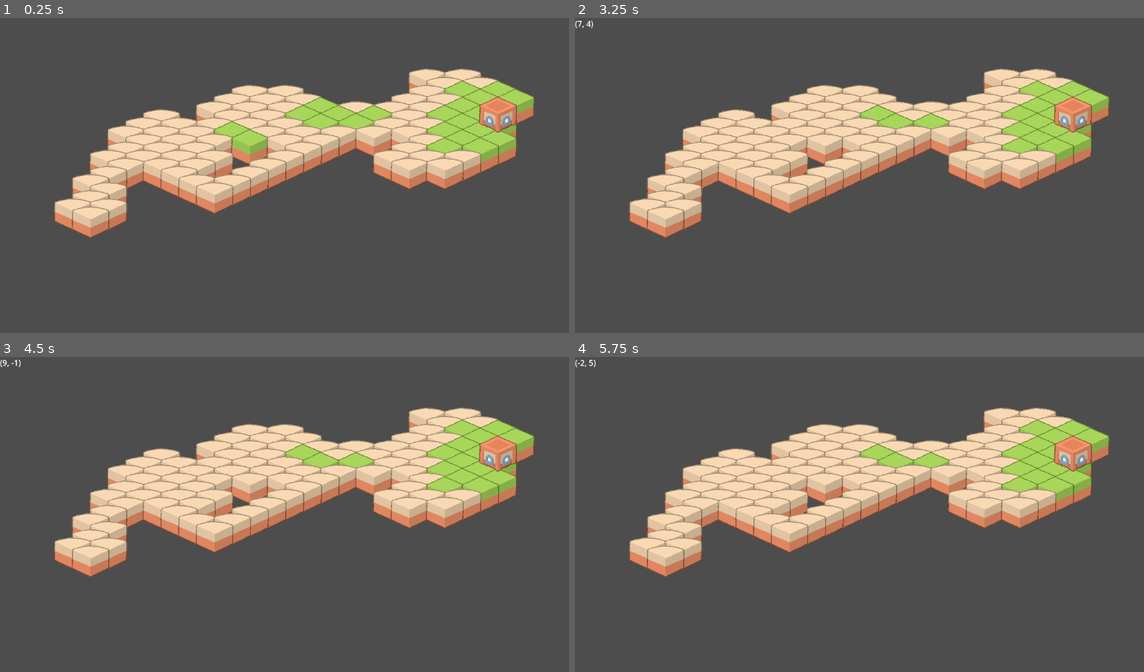
Above: before the commit, frames 1-4 (two rows, left to right).
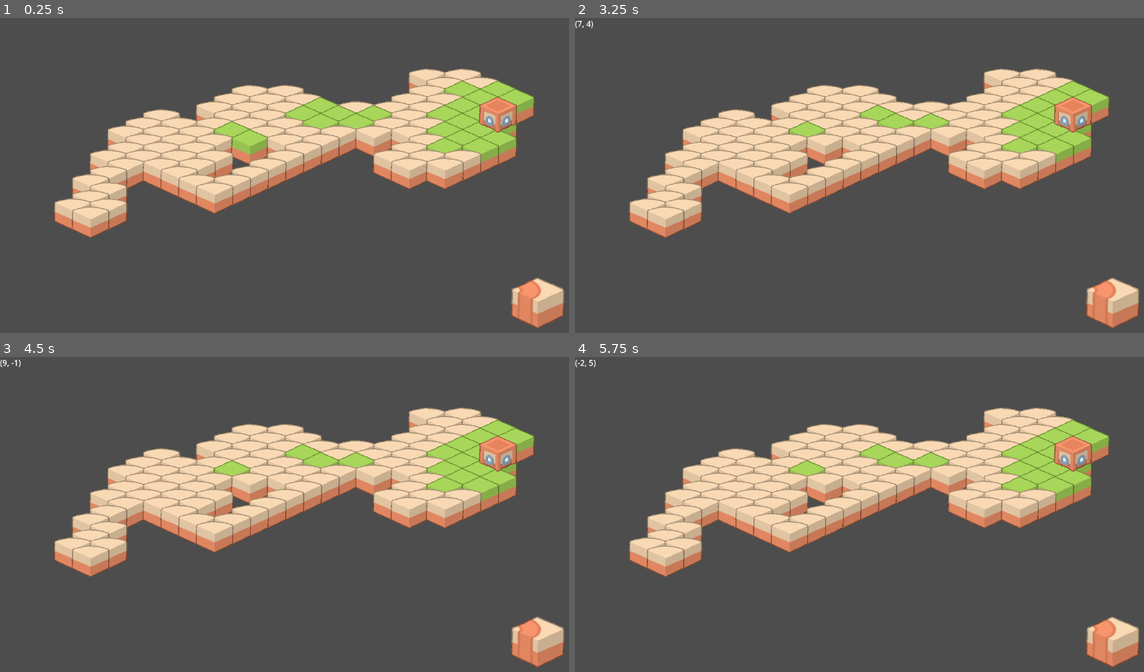
Above: after the commit, the same moments.

Repository: TheWalruzz/GWJ58
Game: Godot game, scene res://scenes/levels/level01.tscn
Two runs of this game, one before a commit and one after it. Both use one fixed random seed, a clock stepped at 60 frames per second and the inputs below. The project has no main scene, so this scene is started directly.
Inputs (mouse positions are in pixels of both pictures, inside the frame that each line leads up to):
- Up to frame 1 (0.25 s): no input
- Up to frame 2 (3.25 s): click (1115, 292) at 0.52 s; click (1115, 292) at 1.27 s; click (1115, 292) at 2.02 s; tap Enter at 2.75 s; move the mouse to (984, 162) at 2.77 s; press the mouse at (984, 162) at 2.78 s
- Up to frame 3 (4.5 s): tap Space at 3.5 s; move the mouse to (170, 533) at 3.52 s; release the mouse at (170, 533) at 3.53 s; click (170, 533) at 3.6 s; tap Enter at 4.25 s; move the mouse to (341, 448) at 4.27 s; press the mouse at (341, 448) at 4.28 s
- Up to frame 4 (5.75 s): tap Space at 5 s; move the mouse to (831, 580) at 5.02 s; release the mouse at (831, 580) at 5.03 s; click (831, 580) at 5.1 s

The runs differ from the first frame. In frame 1, 1.2% of the frame differs, in the area x 89-100%, y 82-99%; in frame 2, 1.5%, in the area x 37-100%, y 20-99%; in frame 3, 1.5%; in frame 4, 1.5%.

Commit message:
Simplified LevelMap code and started work on UI

Diff:
--- a/project.godot
+++ b/project.godot
@@ -18,6 +18,7 @@
 
 Sx="*res://addons/signal_extensions/sx_autoload.gd"
 PlayerService="*res://scripts/services/player_service.gd"
+UI="res://scenes/components/ui.tscn"
 
 [editor]
 
--- /dev/null
+++ b/scenes/components/ui.tscn
@@ -0,0 +1,41 @@
+[gd_scene load_steps=2 format=3 uid="uid://eekwdg77uif6"]
+
+[ext_resource type="Texture2D" uid="uid://cpi4q83sqmytl" path="res://assets/gfx/tilesets/desert/Tiles/grass_pathBend_E.png" id="1_iailb"]
+
+[node name="UIRoot" type="CanvasLayer"]
+
+[node name="UI" type="MarginContainer" parent="."]
+anchors_preset = 15
+anchor_right = 1.0
+anchor_bottom = 1.0
+grow_horizontal = 2
+grow_vertical = 2
+theme_override_constants/margin_left = 10
+theme_override_constants/margin_top = 10
+theme_override_constants/margin_right = 10
+theme_override_constants/margin_bottom = 10
+
+[node name="HSplitContainer" type="HSplitContainer" parent="UI"]
+layout_mode = 2
+split_offset = 1000
+dragger_visibility = 1
+
+[node name="LeftContainer" type="VBoxContainer" parent="UI/HSplitContainer"]
+layout_mode = 2
+
+[node name="RightContainer" type="VBoxContainer" parent="UI/HSplitContainer"]
+layout_mode = 2
+size_flags_horizontal = 3
+alignment = 2
+
+[node name="RainButtonContainer" type="BoxContainer" parent="UI/HSplitContainer/RightContainer"]
+custom_minimum_size = Vector2(0, 175)
+layout_mode = 2
+alignment = 2
+
+[node name="TextureButton" type="TextureButton" parent="UI/HSplitContainer/RightContainer/RainButtonContainer"]
+layout_mode = 2
+size_flags_horizontal = 3
+texture_normal = ExtResource("1_iailb")
+ignore_texture_size = true
+stretch_mode = 4
--- a/scripts/components/level_map.gd
+++ b/scripts/components/level_map.gd
@@ -20,7 +20,8 @@
 
 const EMPTY_VECTOR := Vector2i(-100, -100)
 
-@export var shrineAtlasCoords := Vector2i(5, 2)
+@export var time_limit := 30
+@export var shrine_atlas_coords := Vector2i(5, 2)
 
 var tiles: Dictionary = {}
 var last_hovered := EMPTY_VECTOR
@@ -38,7 +39,7 @@
 		tile_data.has_shrine = get_cell_source_id(TileLayer.MIDDLE, _get_shrine_coords(coords)) != -1
 		tiles[coords] = tile_data
 
-	PlayerService.start_level(self)
+	PlayerService.start_level(self, time_limit)
 
 
 func _input(event: InputEvent) -> void:
@@ -78,21 +79,13 @@
 
 
 func _get_closest_green_coords(coords: Vector2i) -> Array[Vector2i]:
-	var candidates: Array[Vector2i] = []
-	for i in range(-1, 1):
-		for j in range(-1, 1):
-			var test_coords := Vector2i(coords.x + i, coords.y + j)
-			if is_green(test_coords):
-				candidates.append(test_coords)
-
-	return candidates
+	return _get_coords_around(coords, 1).filter(is_green)
 
 
 func _is_shrine_in_area(coords: Vector2i) -> bool:
-	for i in range(-2, 2):
-		for j in range(-2, 2):
-			var test_coords := Vector2i(coords.x + i, coords.y + j)
-			if tiles.has(test_coords) and tiles[test_coords].has_shrine:
+	var neighbours := _get_coords_around(coords, 2)
+	for tile in neighbours:
+		if tiles.has(tile) and tiles[tile].has_shrine:
 				return true
 	return false
 
@@ -110,6 +103,16 @@
 
 func _get_data(target_coords: Vector2i, layer_id: int) -> bool:
 	return get_cell_tile_data(TileLayer.BOTTOM, target_coords).get_custom_data_by_layer_id(layer_id)
+
+
+func _get_coords_around(coords: Vector2i, depth := 1) -> Array[Vector2i]:
+	var results: Array[Vector2i] = []
+
+	for i in range(-depth, depth):
+		for j in range(-depth, depth):
+			results.append(Vector2i(coords.x + i, coords.y + j))
+
+	return results
 
 
 func is_buildable(target_coords: Vector2i) -> bool:
@@ -134,7 +137,9 @@
 	for tile in desert_tiles:
 		candidates.append_array(_get_closest_green_coords(tile))
 
-	candidates.assign(candidates.filter(func(coords: Vector2i): return not _is_shrine_in_area(coords)))
+	var unique_candidates := ArrayUtils.unique(candidates.filter(func(coords: Vector2i): return not _is_shrine_in_area(coords)))
+
+	candidates.assign(unique_candidates.filter(func(coords: Vector2i): return not _is_shrine_in_area(coords)))
 
 	if candidates.size() > 5:
 		candidates.shuffle()
--- a/scripts/services/player_service.gd
+++ b/scripts/services/player_service.gd
@@ -19,8 +19,8 @@
 	randomize()
 
 
-func start_level(level: LevelMap) -> void:
-	time.value = 60
+func start_level(level: LevelMap, total_time := 60) -> void:
+	time.value = total_time
 	energy.value = 5
 	disposables = SxCompositeDisposable.new()
 	Sx.interval_timer(3.0).take_while(func(): return time.value > 0) \
--- /dev/null
+++ b/scripts/utils/array_utils.gd
@@ -0,0 +1,12 @@
+extends Object
+class_name ArrayUtils
+
+
+static func unique(array: Array) -> Array:
+	var result := []
+
+	for item in array:
+		if not item in result:
+			result.append(item)
+
+	return result
Binary file added: assets/gfx/1x1.png
Not shown, added: assets/gfx/1x1.png.import
